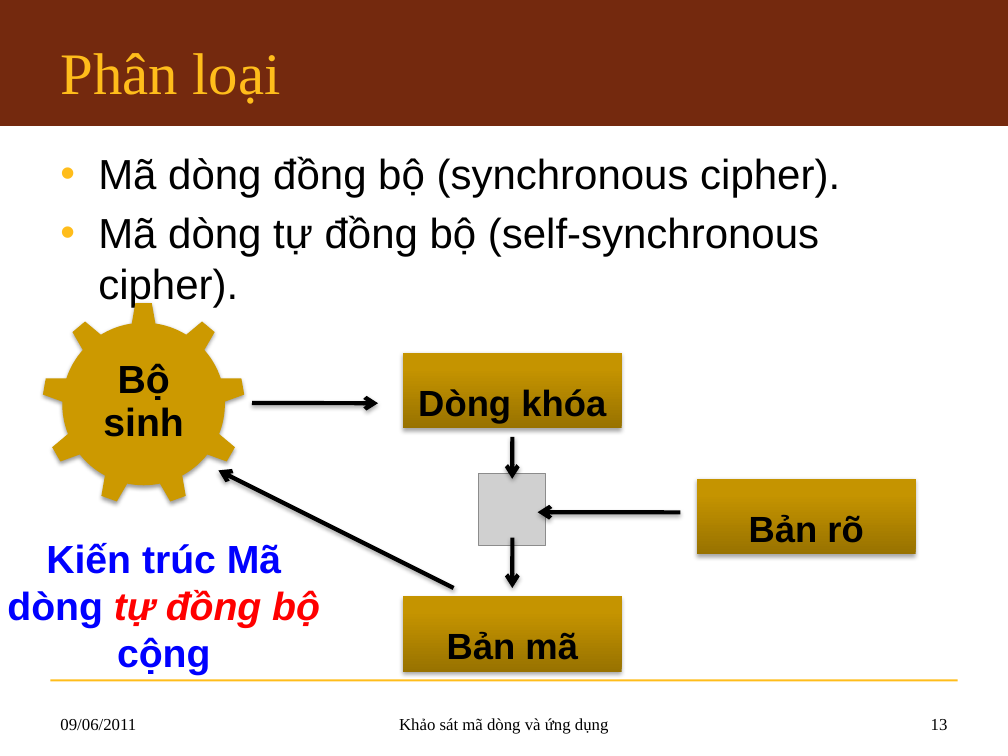
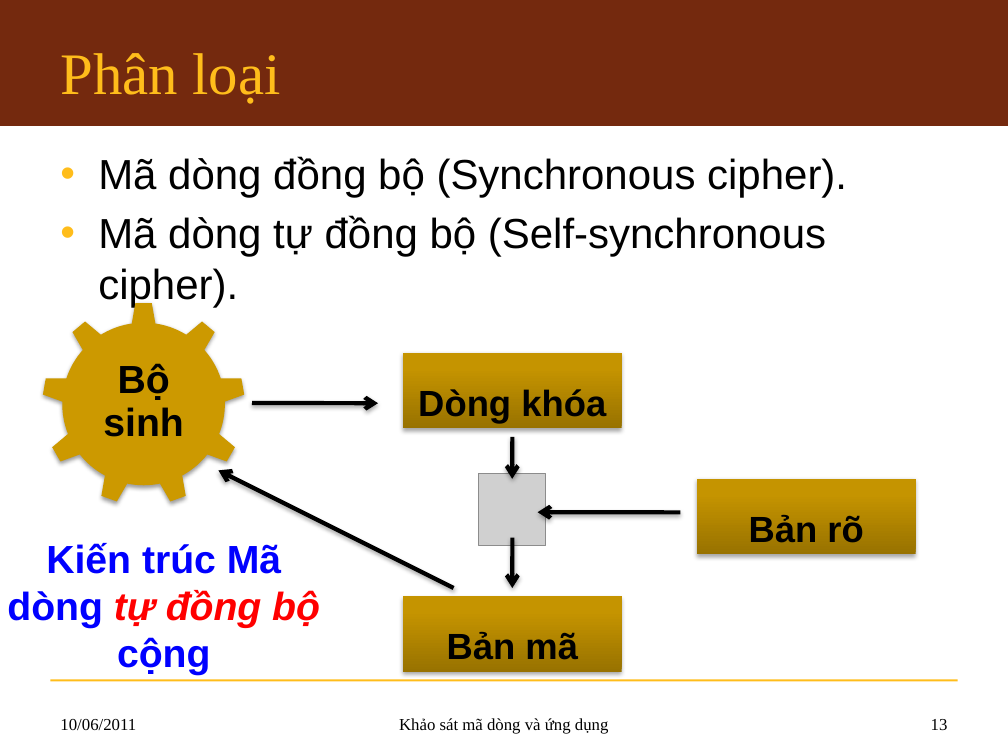
Before and after one commit to hemprasad/lvmm-sc, a slide deck: slide 13 of 7.Slide/KLTN_Slide.pptx. Drawn at 1008x756 pixels with LibreOffice and Linux fonts; fonts in the diff are those of the drawing; grey boxes stand for pictures; background and template pictures are left out. Boxes give left, top, right and bottom in pixels: in the first picture for what was removed or moved away, otherwise in the second. Text is boxed around its words. In the diff, an @@ line names an element or a change of style, - is before the commit and + after.

```diff
--- a/7.Slide/KLTN_Slide.pptx
+++ b/7.Slide/KLTN_Slide.pptx
@@ text at bbox=[98, 156, 847, 307]: text changed @@
-• Mã dòng đồng bộ (synchronous cipher).
-• Mã dòng tự đồng bộ (self-synchronous cipher).
+• Mã dòng đồng bộ (Synchronous cipher).
+• Mã dòng tự đồng bộ (Self-synchronous cipher).
@@ text at bbox=[60, 719, 136, 730]: text changed @@
-09/06/2011
+10/06/2011
```
Also in this commit, not shown: 15 other slides changed, 14 slides added.
